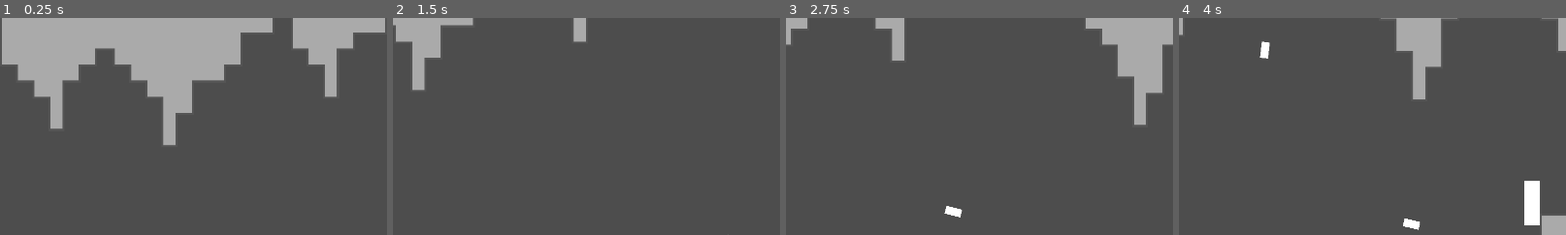
Above: before the commit, frames 1-4 (left to right).
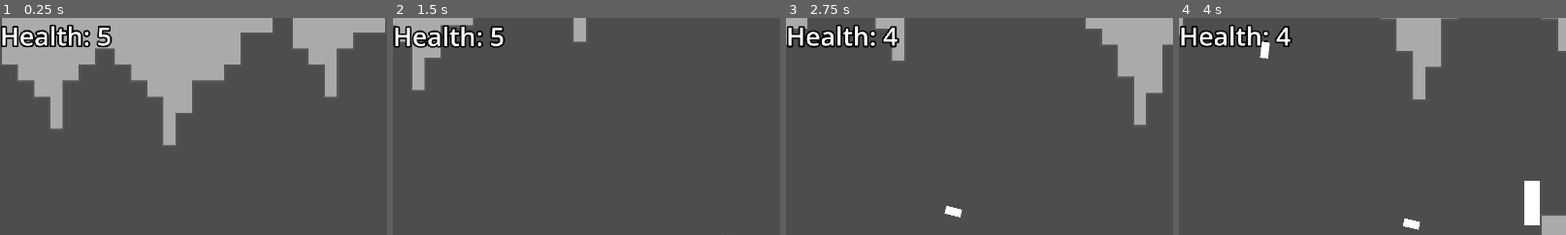
Above: after the commit, the same moments.

Repository: Crafter549/Action-Game-Hackathon
Game: Godot game, scene res://main.tscn
Same seed, same stepped clock (60 frames per second), same inputs: the game is played once before the commit and once after it.
Inputs (mouse positions are % of the whole screen's width and height, from its top left):
- Up to frame 1 (0.25 s): no input
- Up to frame 2 (1.5 s): move the mouse to (72, 45) at 0.52 s; hold D (move_right) from 0.53 s (still down); click (72, 45) at 0.6 s; tap W (jump) at 0.77 s; move the mouse to (30, 55) at 1.27 s; click (30, 55) at 1.35 s
- Up to frame 3 (2.75 s): tap W (jump) at 1.52 s; move the mouse to (60, 28) at 2.02 s; release D (move_right) at 2.03 s; hold A (move_left) from 2.03 s (still down); click (60, 28) at 2.1 s
- Up to frame 4 (4 s): move the mouse to (45, 70) at 2.77 s; release A (move_left) at 2.78 s; hold D (move_right) from 2.78 s (still down); click (45, 70) at 2.85 s; tap W (jump) at 3.02, 3.77 s; move the mouse to (80, 65) at 3.52 s; click (80, 65) at 3.6 s
The pictures show only the part of the screen within x 0-50%, y 0-50%; the shares and areas given below are measured in that part.

The runs differ from the first frame. In frame 1, 2.0% of the frame differs, in the area x 0-30%, y 3-14%; in frame 2, 2.0%; in frame 3, 1.9%; in frame 4, 1.8%.

Commit message:
Added health label

Diff:
--- a/action-game-hackathon/main.gd
+++ b/action-game-hackathon/main.gd
@@ -20,6 +20,7 @@
 
 func _on_player_player_hit():
 	$UI/HitOverlay.self_modulate.a = 0.72
+	$UI/HealthLabel.text = "Health: " + str($Player.health)
 
 func _on_player_player_die():
-	pass # Replace with function body.
+	$UI/HealthLabel.text = "Health: 0"
--- a/action-game-hackathon/main.tscn
+++ b/action-game-hackathon/main.tscn
@@ -78,5 +78,13 @@
 grow_vertical = 2
 color = Color(1, 0, 0, 1)
 
+[node name="HealthLabel" type="Label" parent="UI" unique_id=867254818]
+layout_mode = 0
+offset_right = 276.0
+offset_bottom = 88.0
+theme_override_constants/outline_size = 16
+theme_override_font_sizes/font_size = 64
+text = "Health: 5"
+
 [connection signal="playerDie" from="Player" to="." method="_on_player_player_die"]
 [connection signal="playerHit" from="Player" to="." method="_on_player_player_hit"]
